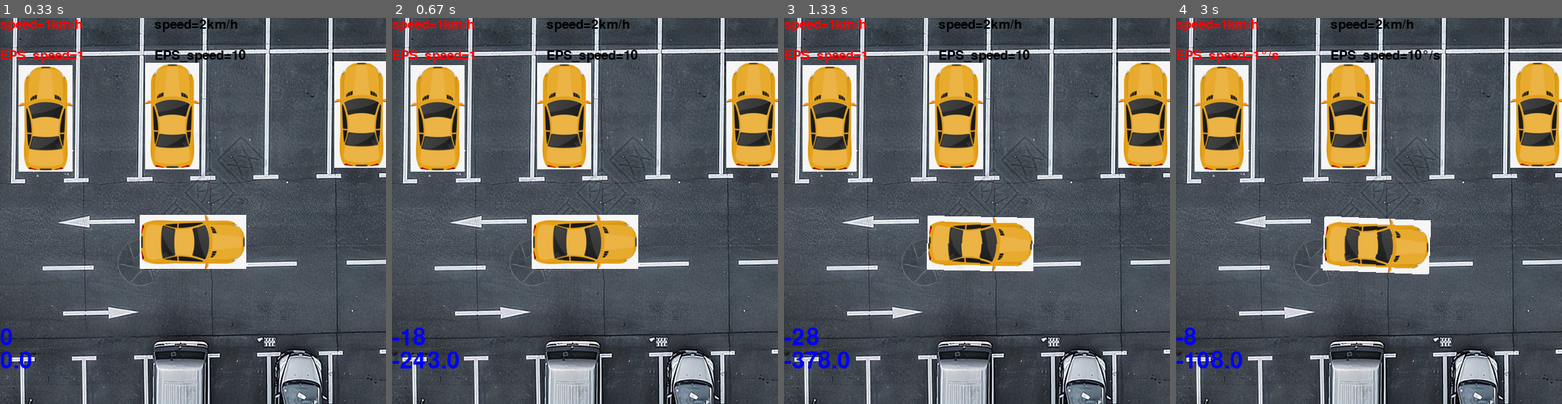
Above: before the commit, frames 1-4 (left to right).
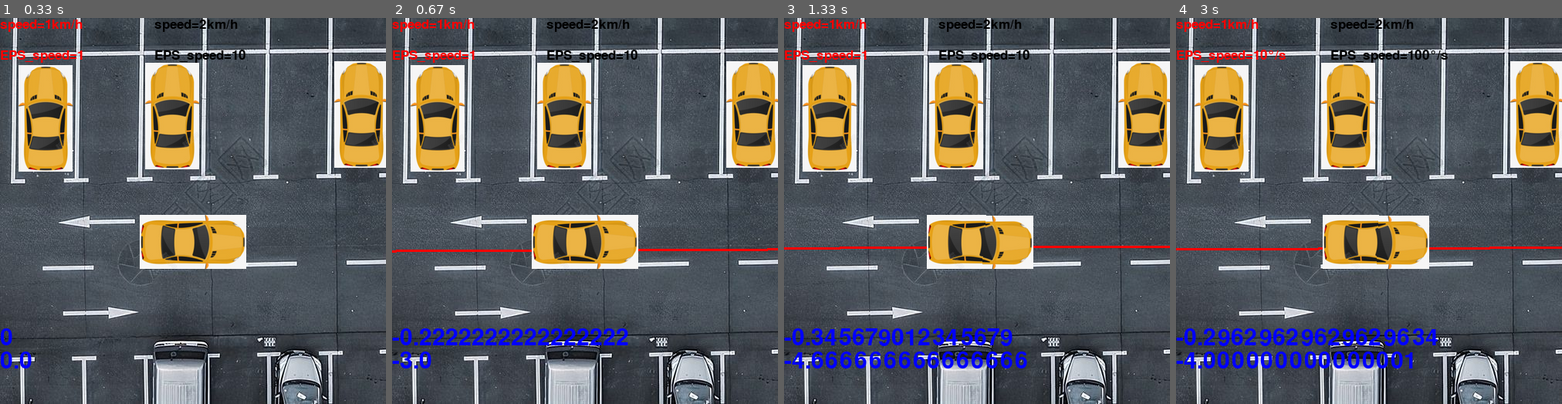
Above: after the commit, the same moments.

Repository: DearJim112/Python
Game: pygame game, started from pygametest4.py
Same seed, same stepped clock (60 frames per second), same inputs: the game is played once before the commit and once after it.
Inputs (mouse positions are in pixels of both pictures, inside the frame that each line leads up to):
- Up to frame 1 (0.33 s): no input
- Up to frame 2 (0.67 s): hold Right from 0.33 s (still down)
- Up to frame 3 (1.33 s): release Right at 0.8 s; click (961, 226) at 0.88 s; hold Up from 1.17 s (still down)
- Up to frame 4 (3 s): release Up at 1.47 s; hold Right 1.5-1.97 s; hold Left 2-2.53 s; click "EPS_speed=1" at 2.62 s; click (1407, 56) at 2.95 s, where only the run after the commit has a clickable "EPS_speed=100°/s"

Frame 1 is identical in both runs. In frame 2, 2.2% of the frame differs, in the area x 0-100%, y 59-91%; in frame 3, 4.4%; in frame 4, 5.4%, in the area x 0-100%, y 8-91%.

Commit message:
加入了引导线，不过不是特别准

Diff:
--- a/pygamestest.py
+++ b/pygamestest.py
@@ -24,8 +24,8 @@
 pi = 3.141526
 angd = 0
 
-# pygame.draw.arc(screen, RED, [X - 100, Y - 100, 200, 200], angd - pi / 2, angd + pi, 3)
-# pygame.draw.arc(screen, GREEN, [X, Y, 100, 100], angd, angd + pi / 2, 3)
+pygame.draw.arc(screen, RED, [X - 100, Y - 100, 200, 200], angd - pi / 2, angd + pi, 3)
+pygame.draw.arc(screen, GREEN, [X, Y, 100, 100], angd, angd + pi / 2, 3)
 
 # 图相的绘制
 player=pygame.image.load("R-C.png")
--- a/pygametest4.py
+++ b/pygametest4.py
@@ -71,7 +71,7 @@
 speed=0.5
 ddegree=0.1
 #C车辆之心
-Lr=138*0.3 #后悬长度
+Lr=138*0.5 #后悬长度
 #beta滑移角
 #seta_r=后轮偏角
 #o 转向圆心
@@ -79,19 +79,42 @@
 #R 转向半径
 # fai 偏航角
 # seta_f前轮偏角
-Lb=138*0.5
+Lb=138
 Ltw=70*0.9
 yaw=0
-eps_speed1=1
+eps_speed1=40/540/60*10
+x0=0
+y0=0
+R=0
+degree=0
+seta_f=0
 while True:
     clock.tick(FPS)
     screen.blit(background, (0, 0))
+    print([x0, y0, 2 * R, 2 * R])
+    # pygame.draw.arc(screen, RED, [x0, y0,  2*R, 2*R], 180 - degree - yaw * 180 / pi, 180, 3)
+
+    # print(R)
     screen.blit(speed1, (0, 0))
     screen.blit(speed2, (200, 0))
     screen.blit(EPS_speed1, (0, 40))
     screen.blit(EPS_speed2, (200, 40))
     screen.blit(wheel_deg, (0, 400))
     screen.blit(steering_deg, (0, 430))
+    # print(x,y)
+    seta_f = degree / 180 * pi
+    R = Lb / (abs(tan(seta_f)) + 1e-15)
+    if (yaw + seta_f)<0:
+        alaf = (yaw + seta_f) % (-2 * pi)
+        x0 = x - R * sin(alaf)
+        y0 = y + R * cos(alaf)
+    else:
+        alaf = (yaw + seta_f) % (2 * pi)
+        x0 = x - R * sin(alaf)
+        y0 = y - R * cos(alaf)
+    pygame.draw.arc(screen, RED, [x0-R, y0-R, 2 * R, 2 * R],0, 2*pi, 3)
+    # pygame.draw.arc(screen, RED, [x, y, 150, 150], 0, 2 * pi, 3)
+    # pygame.draw.arc(screen, RED, [x, y,  R,  R], 0, pi, 3)
     wheel_deg = font_big.render(str(degree), True, BLUE)
     steering_deg = font_big.render(str(degree*540/40), True, BLUE)
     # screen.blit(car.image, car.rect)
@@ -113,7 +136,7 @@
     # print('degree=',degree)
     # print('yaw=',yaw/pi*180)
     for event in pygame.event.get():
-        print(event)
+        # print(event)
         if event.type == pygame.MOUSEBUTTONUP:
             # print('up')
             mousex,mousey=pygame.mouse.get_pos()
@@ -128,13 +151,13 @@
                 speed2 = font_small.render("speed=4km/h", True, RED)
                 speed=1
             if ((200 > mousex > 0) & (60 > mousey > 40)):
-                eps_speed1= 0.1
-                EPS_speed1 = font_small.render("EPS_speed=1°/s",True,RED)
-                EPS_speed2 = font_small.render("EPS_speed=10°/s", True, BLACK)
+                eps_speed1= 40/540/60*10
+                EPS_speed1 = font_small.render("EPS_speed=10°/s",True,RED)
+                EPS_speed2 = font_small.render("EPS_speed=100°/s", True, BLACK)
             if ((400 > mousex > 200) & (60 > mousey > 40)):
-                eps_speed1 = 1
-                EPS_speed1 = font_small.render("EPS_speed=1°/s",True,BLACK)
-                EPS_speed2 = font_small.render("EPS_speed=10°/s", True, RED)
+                eps_speed1 = 40/54/60*10
+                EPS_speed1 = font_small.render("EPS_speed=10°/s",True,BLACK)
+                EPS_speed2 = font_small.render("EPS_speed=100°/s", True, RED)
         if event.type == pygame.QUIT:
             pygame.quit()
             sys.exit()
@@ -151,6 +174,9 @@
         y = y - dy
         x = x + dx
         yaw = yaw + dyaw
+        # print(seta_f)
+
+
         # a = 2 * speed * tan(-degree / 180 * pi) / (2 * Lb + Ltw * tan(abs(degree / 180 * pi)))
         # yaw = yaw + a
         # dx = -speed * cos(a) -Lb*sin(a)
@@ -175,6 +201,22 @@
         x=x+dx
         yaw=yaw+dyaw
 
+        # if 0<alaf<pi/2:
+        #     print('第一象限')
+        #     x0=x-R*sin(alaf)
+        #     y0=y-R*cos(alaf)
+        # elif pi/2<alaf<pi:
+        #     print('第2象限')
+        #     x0=x+R*cos(alaf)
+        #     y0=y-R*sin(alaf)
+        # elif pi<alaf<3*pi/2:
+        #     print('第3象限')
+        #     print(alaf/pi*180)
+        #     x0=x+R*cos(alaf)
+        #     y0=y+R*sin(alaf)
+        # elif 3*pi/2<alaf<2*pi:
+        #     x0=x+R*cos(alaf)
+        #     y0=y-R*sin(alaf)
         # a = 2 * speed * tan(degree / 180 * pi) / (2 * Lb + Ltw * tan(abs(degree / 180 * pi)))
         # yaw = yaw + a
         # dx = speed * cos(yaw)
@@ -195,9 +237,11 @@
         if degree<-40:
             degree=-40
         # if event.type ==pygame.
-    blocks_hit_list =pygame.sprite.spritecollide(newcar, enemires, False)
-    for hit in blocks_hit_list:
+    # blocks_hit_list =pygame.sprite.spritecollide(newcar, enemires, False)
+    blocks_hit_list =pygame.sprite.spritecollideany(newcar,enemires)
+    if blocks_hit_list!=None:
         screen.blit(game_over,(200,200))
+
     if pressed_key[pygame.K_s]:
         x,y=width/2,height/2+40
         yaw=0
